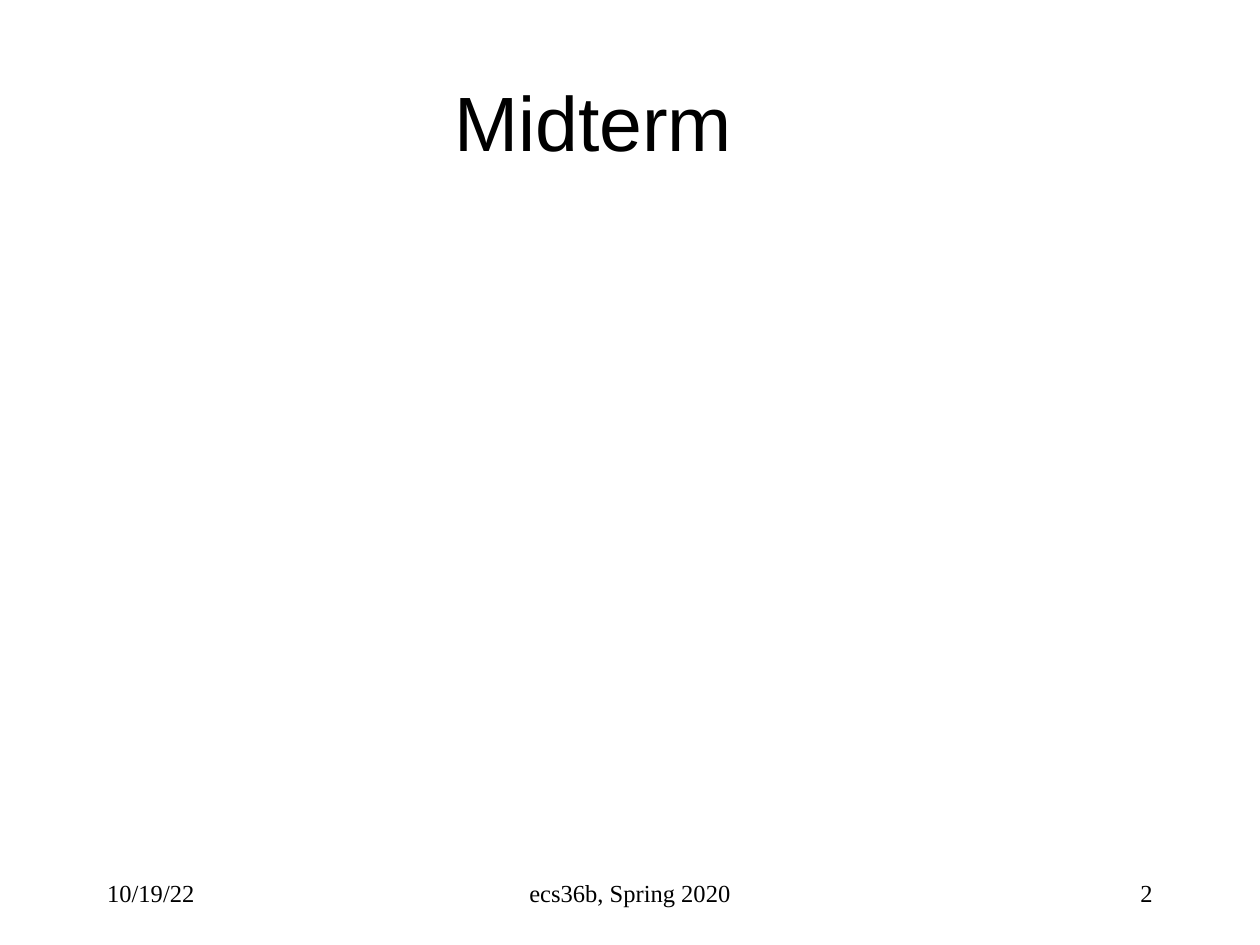
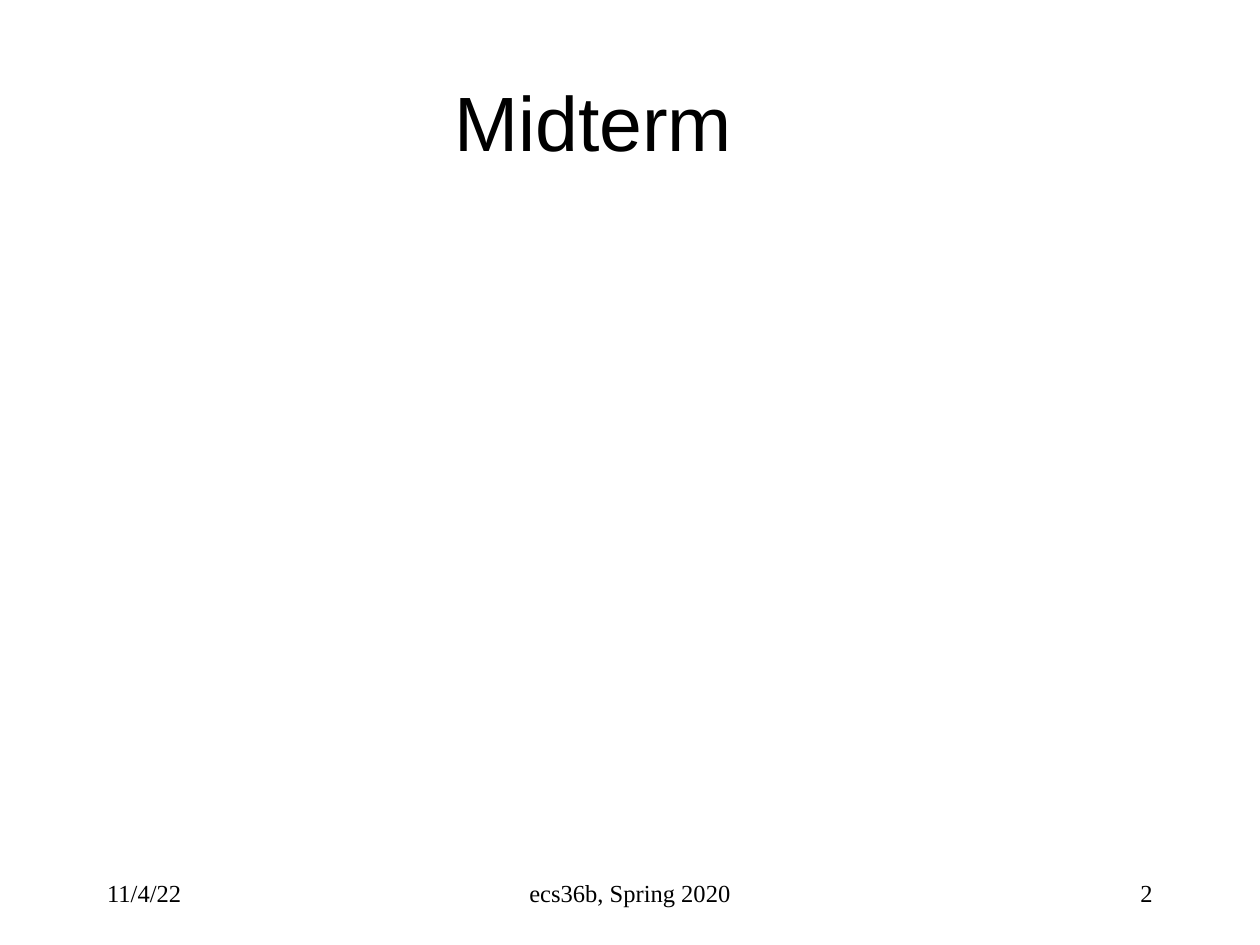
Before and after one commit to sfelixwu/ecs36b_slides, a slide deck: slide 2 of ecs36b_f2022_L005_midterm.pptx. Drawn at 1260x945 pixels with LibreOffice and Linux fonts; fonts in the diff are those of the drawing. Boxes give left, top, right and bottom in pixels: in the first picture for what was removed or moved away, otherwise in the second. Text is boxed around its words. In the diff, an @@ line names an element or a change of style, - is before the commit and + after.

```diff
--- a/ecs36b_f2022_L005_midterm.pptx
+++ b/ecs36b_f2022_L005_midterm.pptx
@@ text at (107, 885, 181, 903): text changed @@
-10/19/22
+11/4/22
```
Also in this commit, not shown: 7 other slides changed, 1 slide added, 2 other files.
